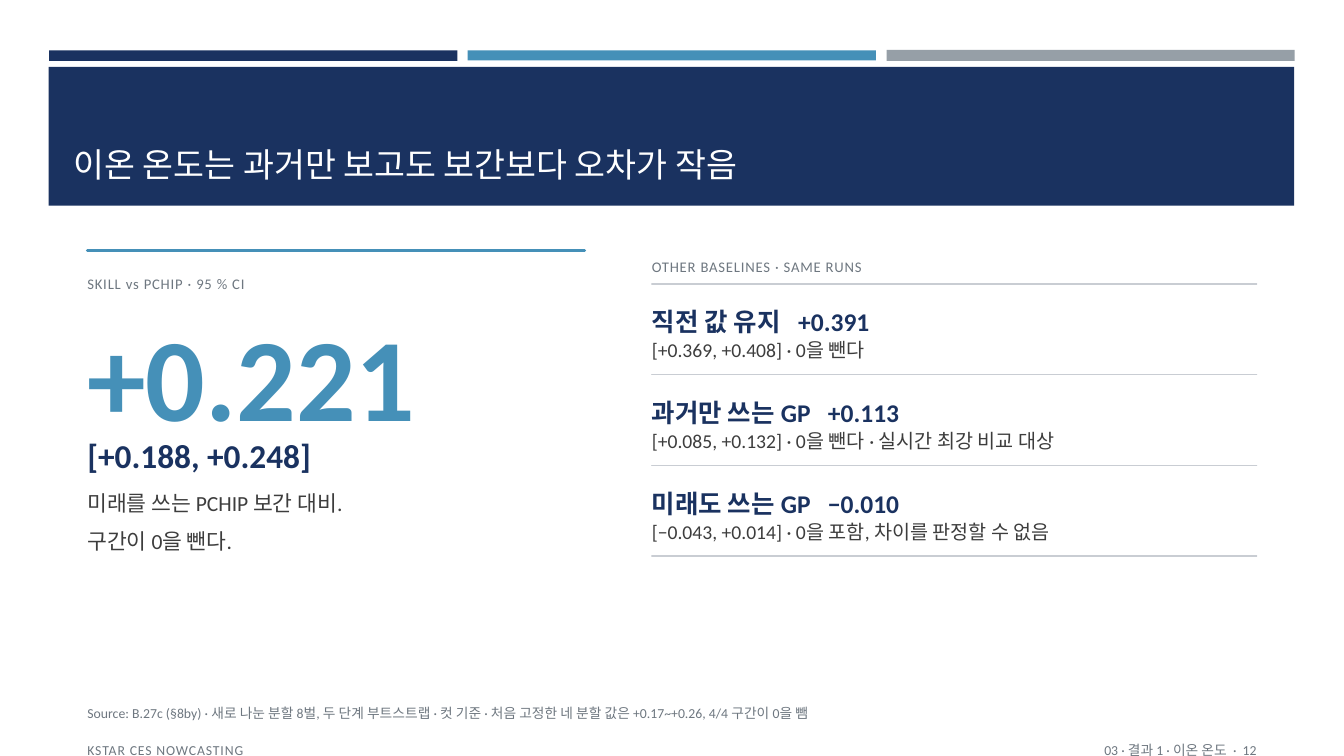
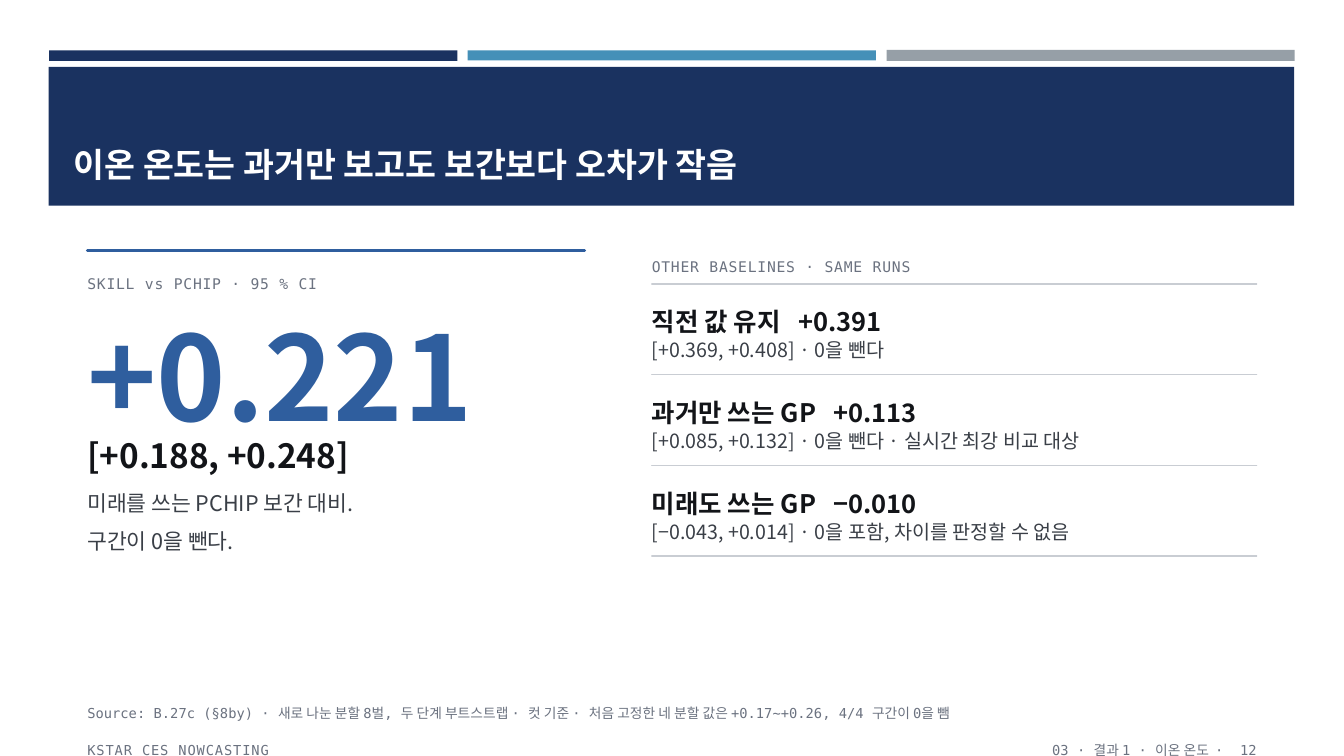
Before and after one commit to iseungsang01/ml-intern-revision, a slide deck: slide 12 of docs/presentation/KSTAR_CES_발표_v2.pptx. Drawn at 1344x756 pixels with LibreOffice and Linux fonts; fonts in the diff are those of the drawing. Boxes give left, top, right and bottom in pixels: in the first picture for what was removed or moved away, otherwise in the second. Text is boxed around its words. In the diff, an @@ line names an element or a change of style, - is before the commit and + after.

Commit message:
Talk deck v2: take only the background shapes from the lab template (three colour bars, navy title band, navy block on the cover); fonts (Pretendard, IBM Plex Mono), colours and layout back to v1. Titles sit in the band in white Pretendard bold. Rendered and checked

```diff
--- a/docs/presentation/KSTAR_CES_발표_v2.pptx
+++ b/docs/presentation/KSTAR_CES_발표_v2.pptx
@@ title "이온 온도는 과거만 보고도 보간보다 ..." at <box>74,148,738,180</box>: font Calibri to Noto Sans CJK KR, bold on @@
@@ line (88, 250) - (585, 250): stroke #4590B8 2 pt to #2F5E9E 2 pt @@
@@ text "+0.221" at <box>87,332,472,450</box>: font Calibri to Noto Sans CJK KR, text colour #4590B8 to #2F5E9E @@
@@ font Calibri to Noto Sans CJK KR, text colour #1A3260 to #121418 in 4 elements at <box>87,441,349,475</box>, <box>652,309,881,334</box>, <box>652,400,917,425</box>, <box>652,491,917,516</box> @@
@@ font Calibri to Noto Sans CJK KR, text colour #3D3D3D to #3A3F47 in 4 elements at <box>87,493,354,551</box>, <box>652,340,884,361</box>, <box>652,431,1080,452</box>, <box>652,522,1070,543</box> @@
@@ font Calibri to DejaVu Sans Mono, text colour #6E7780 to #6B7280 in 5 elements at <box>87,278,317,289</box>, <box>652,261,911,272</box>, <box>87,706,950,721</box>, <box>87,745,268,755</box>, <box>1052,743,1257,756</box> @@
```
Also in this commit, not shown: 17 other slides changed, 1 other file.
